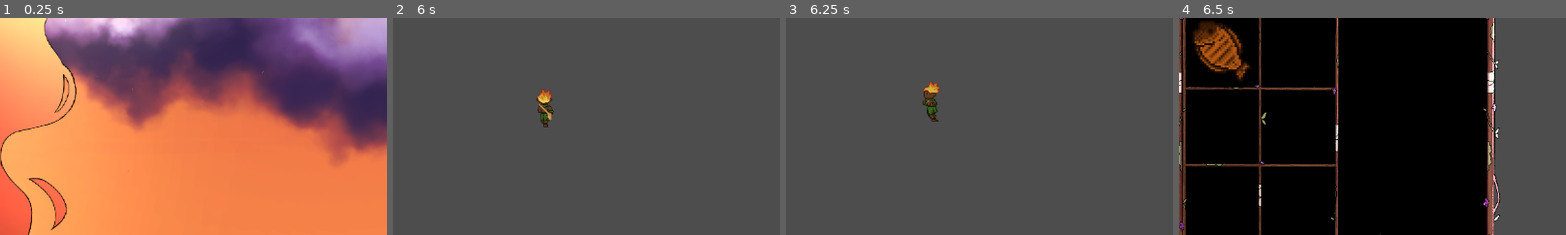
Above: before the commit, frames 1-4 (left to right).
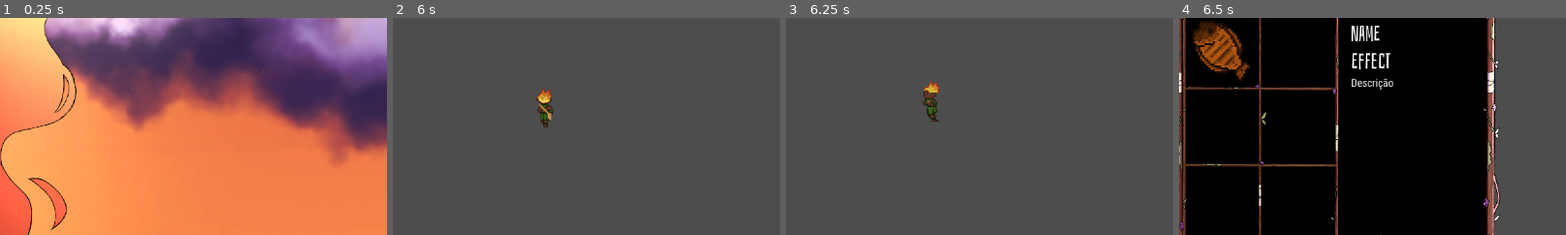
Above: after the commit, the same moments.

Repository: carolinalimaal/tekoha
Game: Godot game, scene res://UI/main_menu/main_menu.tscn
Same seed, same stepped clock (60 frames per second), same inputs: the game is played once before the commit and once after it.
Inputs (mouse positions are % of the whole screen's width and height, from its top left):
- Up to frame 1 (0.25 s): no input
- Up to frame 2 (6 s): click "Novo Jogo" at 0.5 s; click "Novo Jogo" at 1.25 s; click "Carregar Jogo" at 2 s; tap Enter at 2.75 s; move the mouse to (72, 45) at 2.77 s; hold D (move_right) 2.78-3.53 s; hold R (interact) 2.78-3.53 s; move the mouse to (30, 55) at 3.52 s; hold S (move_down) 3.53-4.28 s; click (30, 55) at 3.6 s; tap R (interact) at 3.8, 5.3 s; tap Space at 4.25 s; move the mouse to (60, 28) at 4.27 s; hold D (move_right) 4.28-5.03 s; hold R (interact) 4.28-5.03 s; move the mouse to (45, 70) at 5.02 s; hold W (move_up) 5.03-5.78 s; right-click (45, 70) at 5.1 s; move the mouse to (80, 65) at 5.77 s; hold A (move_left) from 5.78 s (still down); hold R (interact) from 5.78 s (still down)
- Up to frame 3 (6.25 s): keep holding A (move_left); keep holding R (interact)
- Up to frame 4 (6.5 s): keep holding A (move_left); keep holding R (interact); tap E (inventory) at 6.4 s
The pictures show only the part of the screen within x 30-80%, y 31-81%; the shares and areas given below are measured in that part.

Frames 1-3 are identical in both runs. In frame 4, 1.0% of the frame differs, in the area x 44-56%, y 3-34%.
Error after the commit: Invalid access to property or key 'updated_inventory' on a base object of type 'Node (global_signals.gd)'. (res://UI/inventory/inventory_ui.gd:16)

Commit message:
refactor: sinal updated_inventory
Sinal updated_inventory modificado de GlobalSignals para Inventory

Diff:
--- a/tekoha/globals/global_signals.gd
+++ b/tekoha/globals/global_signals.gd
@@ -1,5 +1,3 @@
 extends Node
 
 # Este script armazena sinais globais
-
-signal updated_inventory
--- a/tekoha/utils/inventory/inventory.gd
+++ b/tekoha/utils/inventory/inventory.gd
@@ -1,5 +1,7 @@
 class_name Inventory
 extends RefCounted
+
+signal updated_inventory
 
 var inventory_slots: Array[ItemSlot] = []
 
@@ -18,7 +20,7 @@
 		return false
 	slot.item = item
 	# Emite sinais para atualizar a UI
-	GlobalSignals.updated_inventory.emit()
+	updated_inventory.emit()
 
 	return true
 
@@ -33,7 +35,7 @@
 		return
 	slot.clear()
 	# Emite sinais para atualizar a UI
-	GlobalSignals.updated_inventory.emit()
+	updated_inventory.emit()
 
 # Retorna um slot vazio
 func _get_empty_item_slot() -> ItemSlot:
